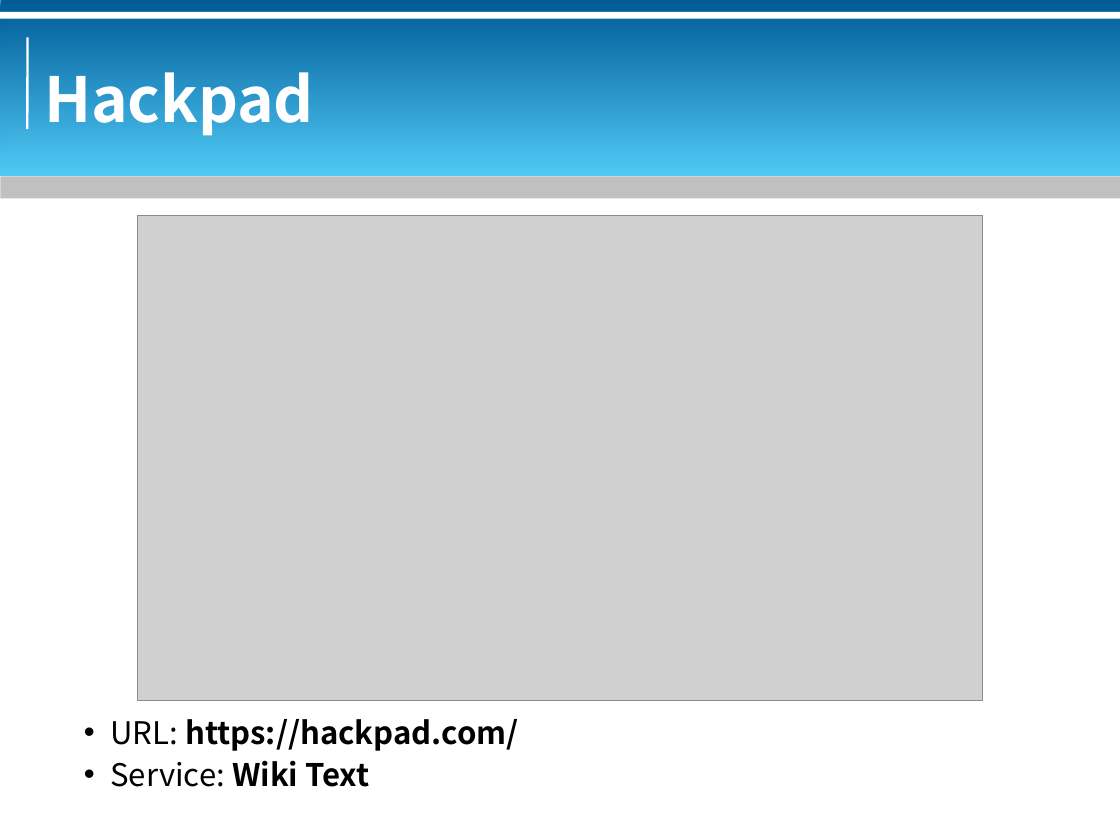
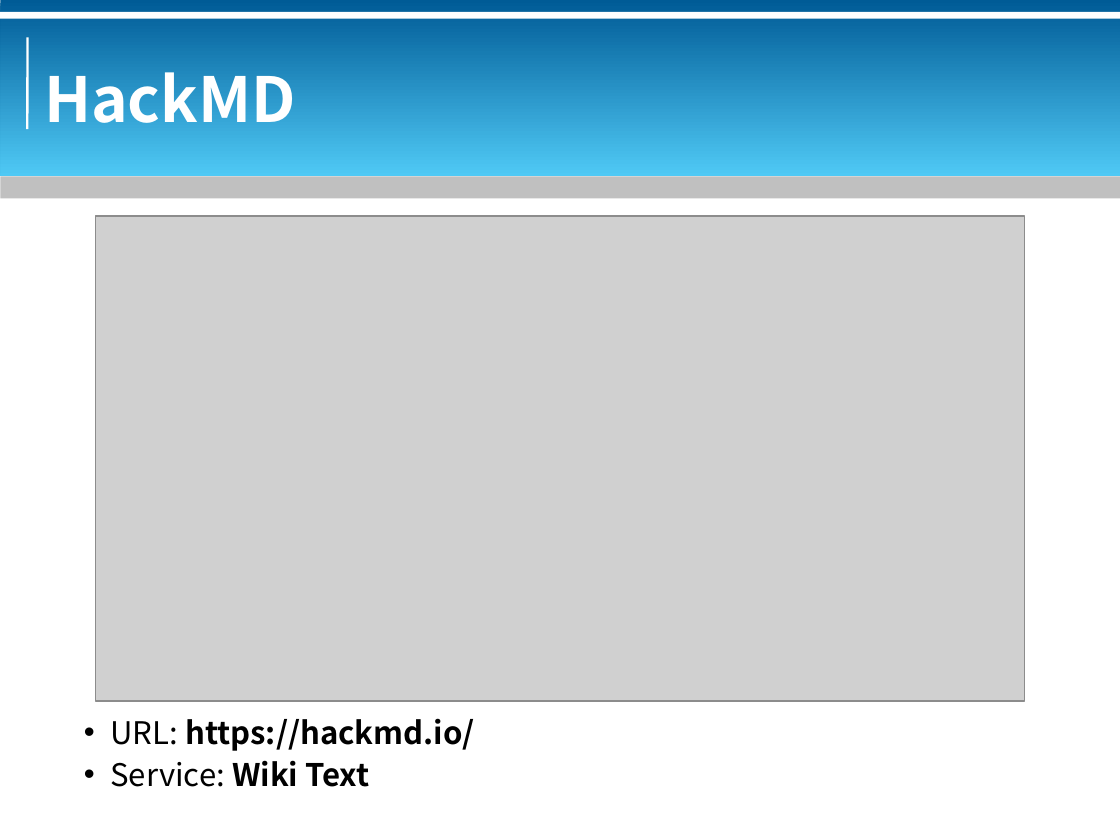
Before and after one commit to bluebat/.presentations, a slide deck: slide 5 of alternative-web-services.odp. Drawn at 1120x840 pixels with LibreOffice and Linux fonts; fonts in the diff are those of the drawing; grey boxes stand for pictures; background and template pictures are left out. Boxes give left, top, right and bottom in pixels: in the first picture for what was removed or moved away, otherwise in the second. Text is boxed around its words. In the diff, an @@ line names an element or a change of style, - is before the commit and + after.

Commit message:
add two presentations

```diff
--- a/alternative-web-services.odp
+++ b/alternative-web-services.odp
@@ title at <box>44,72,296,123</box>: text changed @@
-Hackpad
+HackMD
@@ picture: place and size @@
-picture at <box>138,215,983,700</box>
+picture at <box>95,216,1025,701</box>
@@ text at <box>110,718,475,751</box>: text changed @@
-• URL: https://hackpad.com/
+• URL: https://hackmd.io/
```
Also in this commit, not shown: 6 other files.
